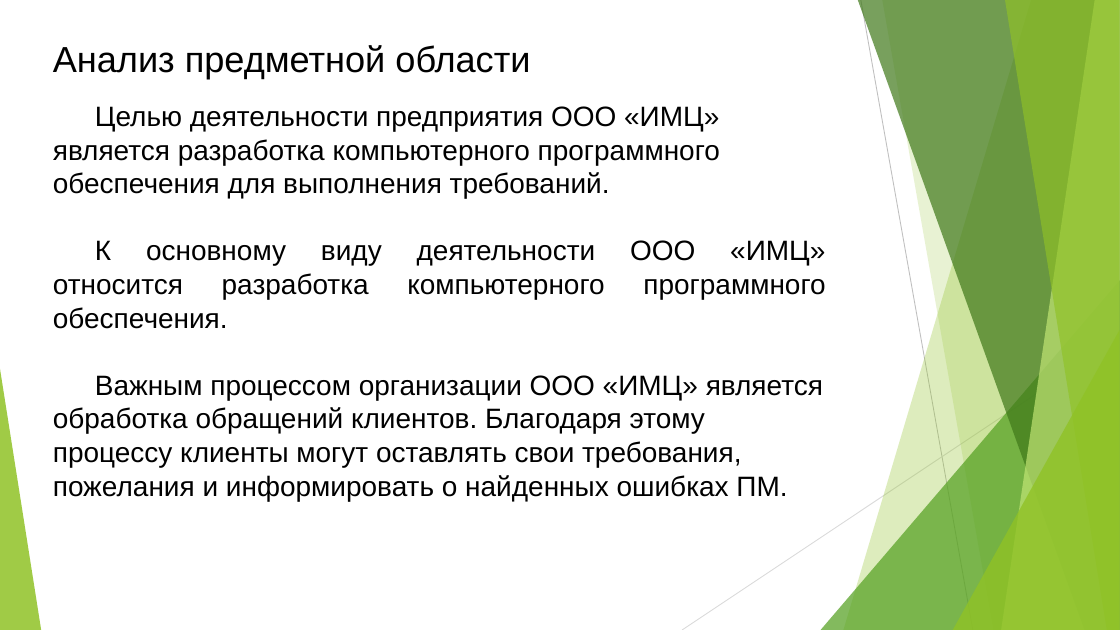
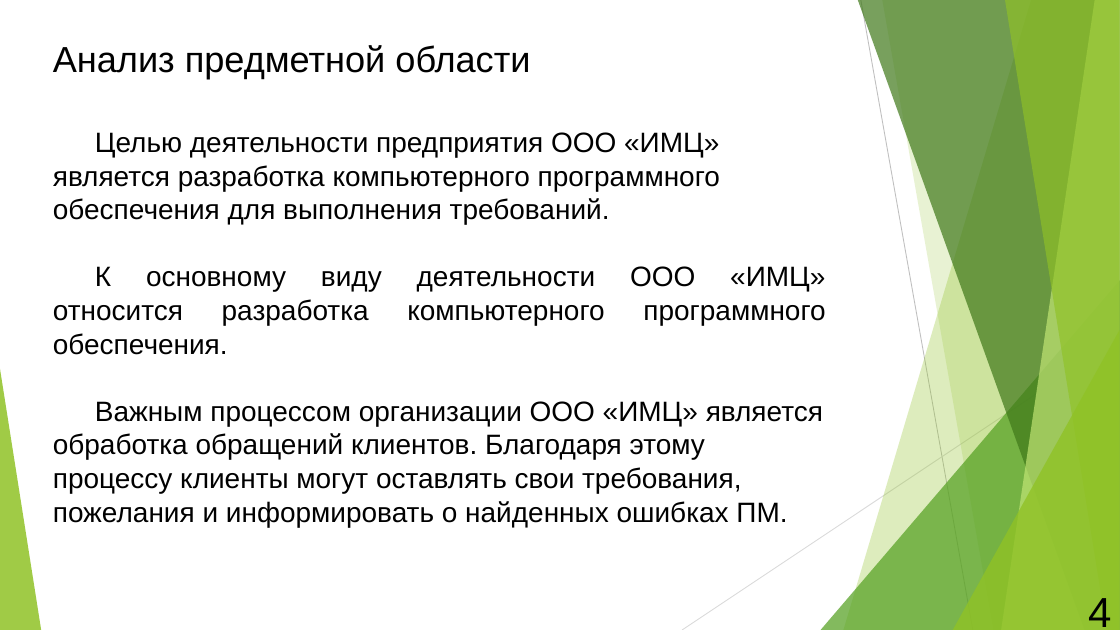
Before and after one commit to semenovMaksWeb/biti, a slide deck: slide 4 of ДИПЛОМ/ДИПЛОМ.2.0/Призентация.pptx. Drawn at 1120x630 pixels with LibreOffice and Linux fonts; fonts in the diff are those of the drawing. Boxes give left, top, right and bottom in pixels: in the first picture for what was removed or moved away, otherwise in the second. Text is boxed around its words. In the diff, an @@ line names an element or a change of style, - is before the commit and + after.

```diff
--- a/ДИПЛОМ/ДИПЛОМ.2.0/Призентация.pptx
+++ b/ДИПЛОМ/ДИПЛОМ.2.0/Призентация.pptx
@@ text "Целью деятельности предприятия ООО «ИМЦ» ...": place and size @@
-text "Целью деятельности предприятия ООО «ИМЦ» ..." at [53, 106, 825, 501]
+text "Целью деятельности предприятия ООО «ИМЦ» ..." at [53, 132, 825, 527]
@@ page number added at [1088, 598, 1111, 627], 36 pt, text #000000 @@
+4
```
Also in this commit, not shown: 7 other slides changed, 10 slides added, 1 other file.
